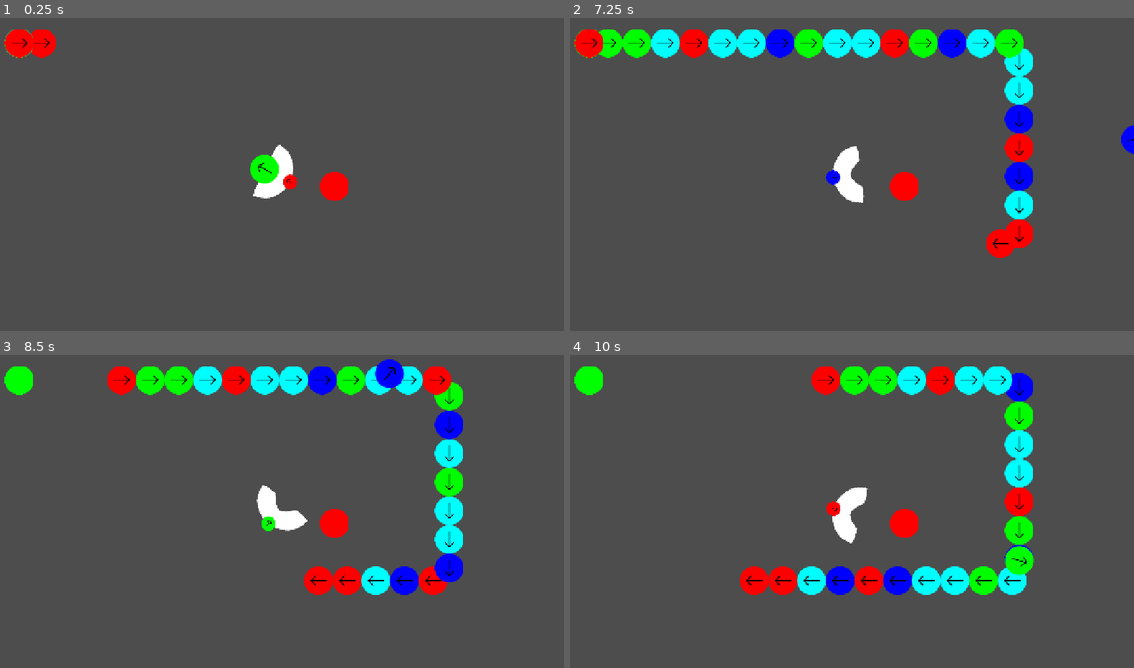
Above: before the commit, frames 1-4 (two rows, left to right).
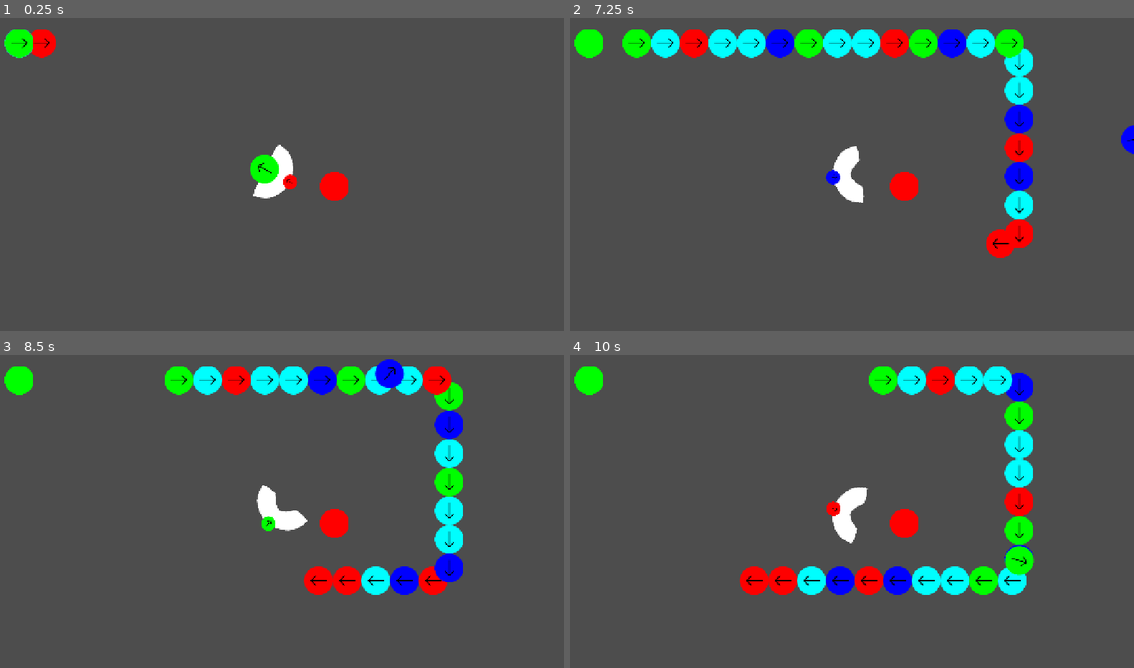
Above: after the commit, the same moments.

Repository: Ideal-Void/regulaean-regulation
Game: Godot game, scene res://scenes/level.tscn
Two runs of this game, one before a commit and one after it. Both use one fixed random seed, a clock stepped at 60 frames per second and the inputs below.
Inputs (mouse positions are in pixels of both pictures, inside the frame that each line leads up to):
- Up to frame 1 (0.25 s): no input
- Up to frame 2 (7.25 s): tap Enter at 0.5 s; move the mouse to (976, 158) at 0.52 s; click (976, 158) at 0.6 s; move the mouse to (733, 190) at 1.27 s; right-click (733, 190) at 1.35 s; click (733, 190) at 1.42 s; move the mouse to (902, 105) at 2.02 s; click (902, 105) at 2.1 s; move the mouse to (818, 240) at 2.77 s; right-click (818, 240) at 2.85 s; click (818, 240) at 2.92 s; move the mouse to (1021, 224) at 3.52 s; click (1021, 224) at 3.6 s; move the mouse to (677, 127) at 4.27 s; right-click (677, 127) at 4.35 s; click (677, 127) at 4.42 s; move the mouse to (874, 174) at 5.02 s; click (874, 174) at 5.1 s; move the mouse to (761, 96) at 5.77 s; right-click (761, 96) at 5.85 s; click (761, 96) at 5.92 s; move the mouse to (976, 158) at 6.52 s; click (976, 158) at 6.6 s
- Up to frame 3 (8.5 s): move the mouse to (163, 527) at 7.27 s; right-click (163, 527) at 7.35 s; click (163, 527) at 7.42 s; move the mouse to (332, 442) at 8.02 s; click (332, 442) at 8.1 s
- Up to frame 4 (10 s): move the mouse to (818, 577) at 8.77 s; right-click (818, 577) at 8.85 s; click (818, 577) at 8.92 s; move the mouse to (1021, 561) at 9.52 s; click (1021, 561) at 9.6 s

The runs differ from the first frame. In frame 1, 0.4% of the frame differs, in the area x 0-6%, y 3-13%; in frame 2, 0.7%; in frame 3, 0.7%; in frame 4, 0.8%, in the area x 42-53%, y 3-13%.

Commit message:
tweak chain lengths

Diff:
--- a/scripts/marble_chain.gd
+++ b/scripts/marble_chain.gd
@@ -10,7 +10,7 @@
 # Called when the node enters the scene tree for the first time.
 func _ready() -> void:
 	Game.level_end.connect(_on_level_end)
-	for i in range(randi_range(Game.difficulty_modifier+20,Game.difficulty_modifier+40)):
+	for i in range(randi_range(Game.difficulty_modifier*10+20,Game.difficulty_modifier*10+30)):
 		var newmarb := PathFollow2D.new()
 		var minimarb := marble.instantiate()
 		newmarb.loop = false
